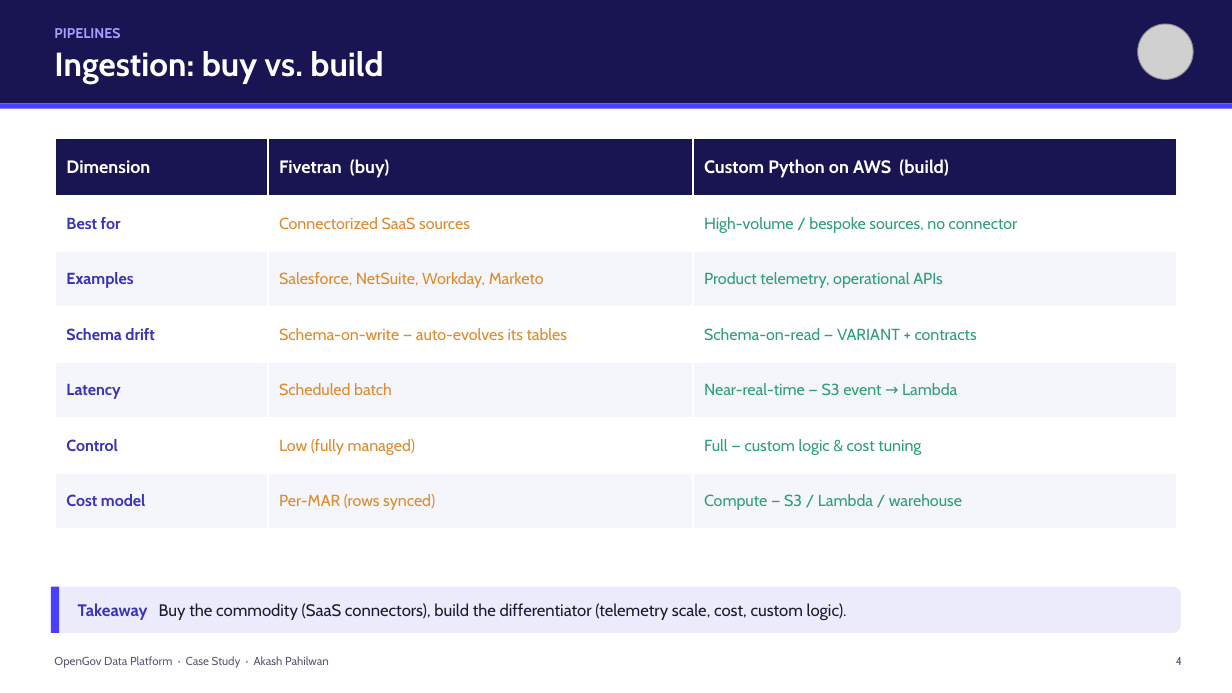
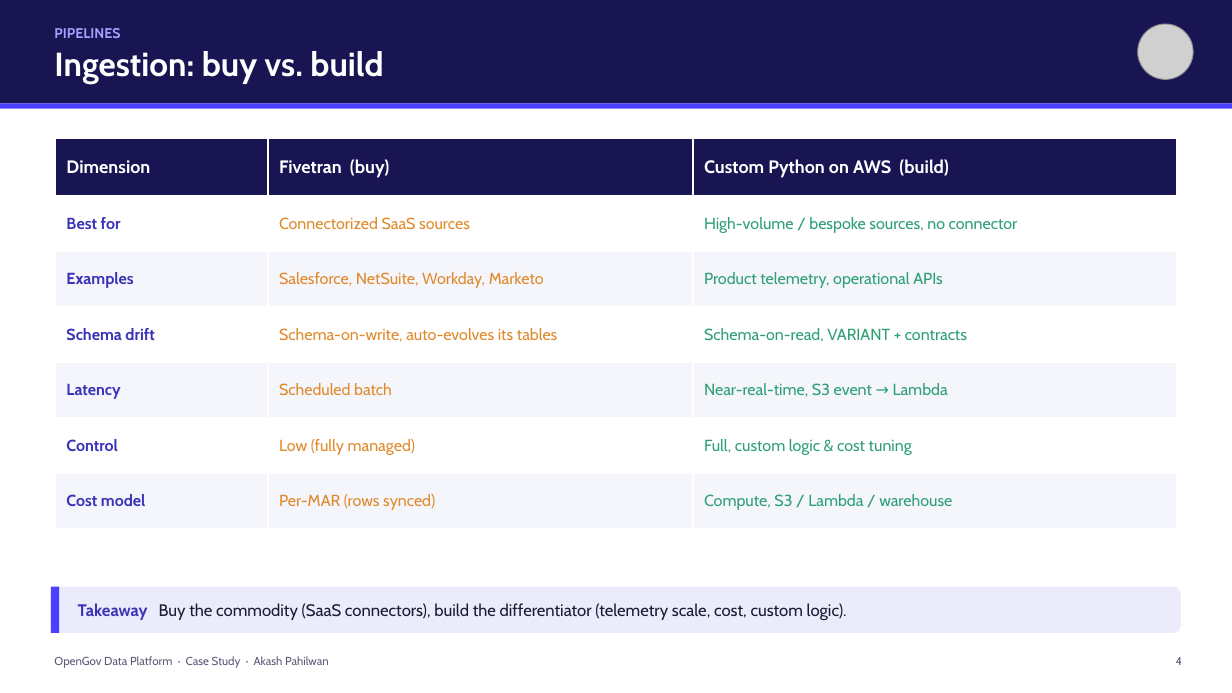
Before and after one commit to akashpahilwan/OpenGovPOC, a slide deck: slide 4 of presentation/OpenGov_Data_Platform_CaseStudy.pptx. Drawn at 1232x693 pixels with LibreOffice and Linux fonts; fonts in the diff are those of the drawing; grey boxes stand for pictures. Boxes give left, top, right and bottom in pixels: in the first picture for what was removed or moved away, otherwise in the second. Text is boxed around its words. In the diff, an @@ line names an element or a change of style, - is before the commit and + after.

```diff
--- a/presentation/OpenGov_Data_Platform_CaseStudy.pptx
+++ b/presentation/OpenGov_Data_Platform_CaseStudy.pptx
@@ table at [55,139,1177,529] @@
-row 4, column 2: Schema-on-write — auto-evolves its tables
+row 4, column 2: Schema-on-write, auto-evolves its tables
-row 4, column 3: Schema-on-read — VARIANT + contracts
+row 4, column 3: Schema-on-read, VARIANT + contracts
-row 5, column 3: Near-real-time — S3 event → Lambda
+row 5, column 3: Near-real-time, S3 event → Lambda
-row 6, column 3: Full — custom logic & cost tuning
+row 6, column 3: Full, custom logic & cost tuning
-row 7, column 3: Compute — S3 / Lambda / warehouse
+row 7, column 3: Compute, S3 / Lambda / warehouse
```
Also in this commit, not shown: 9 other slides changed, 3 slides added, 1 other file.
